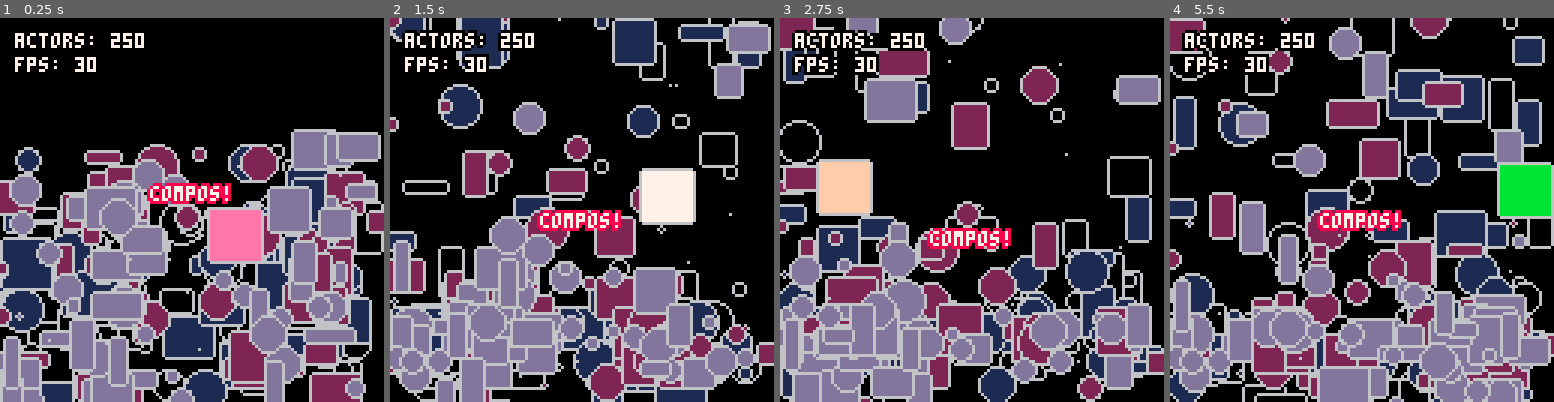
Above: before the commit, frames 1-4 (left to right).
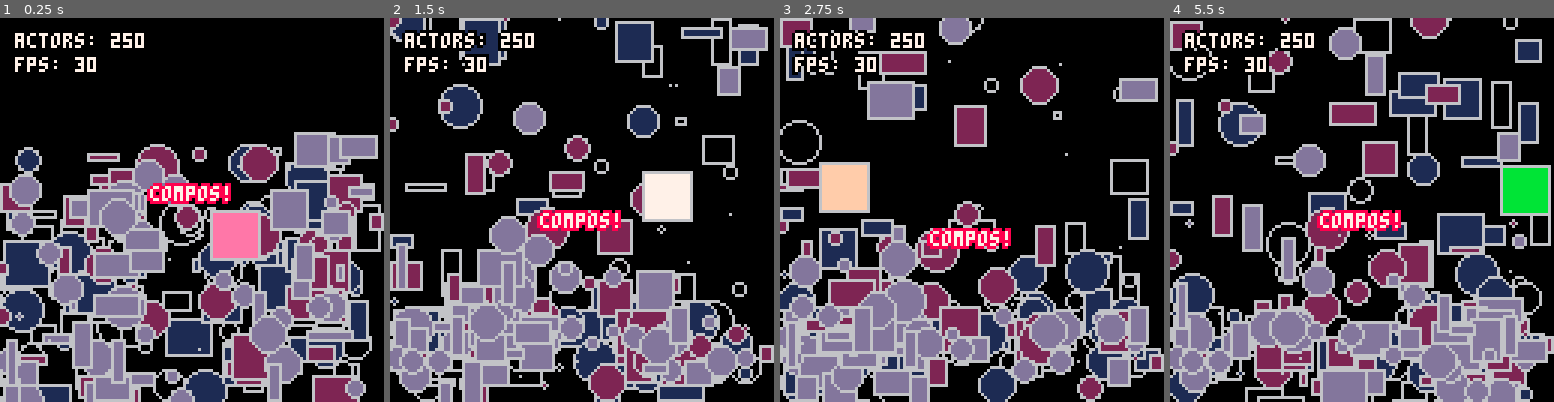
Above: after the commit, the same moments.

Repository: walt-er/compos
Game: PICO-8 cartridge compos.p8
Same seed, same stepped clock (60 frames per second), same inputs: the game is played once before the commit and once after it.
Inputs:
- Up to frame 1 (0.25 s): no input
- Up to frame 2 (1.5 s): no input
- Up to frame 3 (2.75 s): no input
- Up to frame 4 (5.5 s): no input

The runs differ from the first frame. In frame 1, 18% of the frame differs, in the area x 0-100%, y 28-100%; in frame 2, 16%; in frame 3, 16%; in frame 4, 20%, in the area x 0-100%, y 0-100%.

Commit message:
lookup for actors in update pool

Diff:
--- a/compos.lua
+++ b/compos.lua
@@ -1,5 +1,3 @@
--- use picotool's require() function to include this lua script
-
 -- =======================================================
 -- generic globals
 -- =======================================================
@@ -130,11 +128,11 @@
 
 function outline_rect(x, y, x2, y2, fill, outline)
     outline = outline or 0
-    line(x, y-1, x2, y-1, outline)
-    line(x2+1, y, x2+1, y2, outline)
-    line(x2, y2+1, x, y2+1, outline)
-    line(x-1, y2, x-1, y, outline)
-    rectfill(x, y, x2, y2, fill)
+    line(x, y, x2, y, outline)
+    line(x2, y, x2, y2, outline)
+    line(x2, y2, x, y2, outline)
+    line(x, y2, x, y, outline)
+    rectfill(x + 1, y + 1, x2 - 1, y2 - 1, fill)
 end
 
 function outline_circ(x, y, r, fill, outline)
@@ -659,7 +657,10 @@
 function reset_update_pool()
 	update_pool = {}
 	for stage in all(stages) do
-		update_pool[stage] = {}
+		update_pool[stage] = {
+			array = {},
+			lookup = {}
+		}
 	end
 end
 
@@ -670,12 +671,18 @@
 	thing.h = thing.h or tile
 end
 
+local update_id = 1
+
 function register(actor, parent)
     parent = parent or actor
+
 	for stage in all(stages) do
 		if actor[stage] then
-            add(update_pool[stage], {actor, parent})
-            actor.register_id = #update_pool[stage]
+			actor.update_id = update_id
+			local registrant = {actor, parent}
+            add(update_pool[stage].array, registrant)
+            update_pool[stage].lookup[''..update_id] = registrant
+            update_id += 1
         end
 	end
 end
@@ -683,11 +690,15 @@
 function unregister(actor)
 	for stage in all(stages) do
 		if actor[stage] then
-            idel(update_pool[stage], actor.register_id)
-        end
-	end
-end
-
+			local stage_pool = update_pool[stage]
+			local registrant = stage_pool.lookup[''..actor.update_id]
+            del(stage_pool.array, registrant)
+            del(stage_pool.lookup, registrant)
+        end
+	end
+end
+
+-- TODO: find memory leak in registration
 function init_actor(actor)
 	if (actor.physical) make_physical(actor)
     register(actor)
@@ -714,15 +725,14 @@
 function remove_actor(actor)
     del(actors, actor)
     unregister(actor)
+
 	for k, compo in pairs(actor) do
 		if type(compo) == 'table' then
 			unregister(compo)
 		end
 	end
-    if (actor.collider) then
-        colliders[actor.collider.chunk][''..actor.id] = nil
-        del(colliders, nil)
-    end
+
+    if (actor.collider) del(colliders, colliders[actor.collider.chunk][''..actor.id])
 end
 
 
@@ -755,7 +765,7 @@
 
 		-- only loop over (nearly) visible actors
 		if cam.x and actor.x and not(actor.fixed) then
-			actor.in_frame = actor.x >= cam.x - win_w * 0.1 and actor.x <= cam.x + win_w * 1.1 and actor.y >= cam.y - win_h * 0.1 and actor.y <= cam.y + win_h * 1.1
+			actor.in_frame = actor.x + actor.w >= cam.x - win_w * 0.1 and actor.x <= cam.x + win_w * 1.1 and actor.y + actor.h >= cam.y - win_h * 0.1 and actor.y <= cam.y + win_h * 1.1
 		end
 
 		if actor.in_frame then
@@ -776,7 +786,7 @@
 	-- run updates on actors and props that have registered to update
 	for i = 1, #stages - 1 do -- don't include draw stages
 		local stage = stages[i]
-		for k, actor in pairs(update_pool[stage]) do
+		for k, actor in pairs(update_pool[stage].array) do
 			if (actor[2].in_frame ~= false) actor[1][stage](actor[1], actor[2])
 		end
 	end
@@ -796,7 +806,7 @@
 	-- run draw on actors and props that have registered to draw
 	for i = #stages - 1, #stages do -- only include draw stages
 		local stage = stages[i]
-		for k, actor in pairs(update_pool[stage]) do
+		for k, actor in pairs(update_pool[stage].array) do
 			if (actor[2].in_frame ~= false) actor[1][stage](actor[1], actor[2])
 		end
 	end
--- a/compos.p8
+++ b/compos.p8
@@ -133,11 +133,11 @@
 
 function outline_rect(x, y, x2, y2, fill, outline)
     outline = outline or 0
-    line(x, y-1, x2, y-1, outline)
-    line(x2+1, y, x2+1, y2, outline)
-    line(x2, y2+1, x, y2+1, outline)
-    line(x-1, y2, x-1, y, outline)
-    rectfill(x, y, x2, y2, fill)
+    line(x, y, x2, y, outline)
+    line(x2, y, x2, y2, outline)
+    line(x2, y2, x, y2, outline)
+    line(x, y2, x, y, outline)
+    rectfill(x + 1, y + 1, x2 - 1, y2 - 1, fill)
 end
 
 function outline_circ(x, y, r, fill, outline)
@@ -662,7 +662,10 @@
 function reset_update_pool()
 	update_pool = {}
 	for stage in all(stages) do
-		update_pool[stage] = {}
+		update_pool[stage] = {
+			array = {},
+			lookup = {}
+		}
 	end
 end
 
@@ -673,12 +676,18 @@
 	thing.h = thing.h or tile
 end
 
+local update_id = 1
+
 function register(actor, parent)
     parent = parent or actor
+
 	for stage in all(stages) do
 		if actor[stage] then
-            add(update_pool[stage], {actor, parent})
-            actor.register_id = #update_pool[stage]
+			actor.update_id = update_id
+			local registrant = {actor, parent}
+            add(update_pool[stage].array, registrant)
+            update_pool[stage].lookup[''..update_id] = registrant
+            update_id += 1
         end
 	end
 end
@@ -686,11 +695,15 @@
 function unregister(actor)
 	for stage in all(stages) do
 		if actor[stage] then
-            idel(update_pool[stage], actor.register_id)
+			local stage_pool = update_pool[stage]
+			local registrant = stage_pool.lookup[''..actor.update_id]
+            del(stage_pool.array, registrant)
+            del(stage_pool.lookup, registrant)
         end
 	end
 end
 
+-- TODO: find memory leak in registration
 function init_actor(actor)
 	if (actor.physical) make_physical(actor)
     register(actor)
@@ -717,15 +730,14 @@
 function remove_actor(actor)
     del(actors, actor)
     unregister(actor)
+
 	for k, compo in pairs(actor) do
 		if type(compo) == 'table' then
 			unregister(compo)
 		end
 	end
-    if (actor.collider) then
-        colliders[actor.collider.chunk][''..actor.id] = nil
-        del(colliders, nil)
-    end
+
+    if (actor.collider) del(colliders, colliders[actor.collider.chunk][''..actor.id])
 end
 
 
@@ -758,7 +770,7 @@
 
 		-- only loop over (nearly) visible actors
 		if cam.x and actor.x and not(actor.fixed) then
-			actor.in_frame = actor.x >= cam.x - win_w * 0.1 and actor.x <= cam.x + win_w * 1.1 and actor.y >= cam.y - win_h * 0.1 and actor.y <= cam.y + win_h * 1.1
+			actor.in_frame = actor.x + actor.w >= cam.x - win_w * 0.1 and actor.x <= cam.x + win_w * 1.1 and actor.y + actor.h >= cam.y - win_h * 0.1 and actor.y <= cam.y + win_h * 1.1
 		end
 
 		if actor.in_frame then
@@ -779,7 +791,7 @@
 	-- run updates on actors and props that have registered to update
 	for i = 1, #stages - 1 do -- don't include draw stages
 		local stage = stages[i]
-		for k, actor in pairs(update_pool[stage]) do
+		for k, actor in pairs(update_pool[stage].array) do
 			if (actor[2].in_frame ~= false) actor[1][stage](actor[1], actor[2])
 		end
 	end
@@ -799,7 +811,7 @@
 	-- run draw on actors and props that have registered to draw
 	for i = #stages - 1, #stages do -- only include draw stages
 		local stage = stages[i]
-		for k, actor in pairs(update_pool[stage]) do
+		for k, actor in pairs(update_pool[stage].array) do
 			if (actor[2].in_frame ~= false) actor[1][stage](actor[1], actor[2])
 		end
 	end
